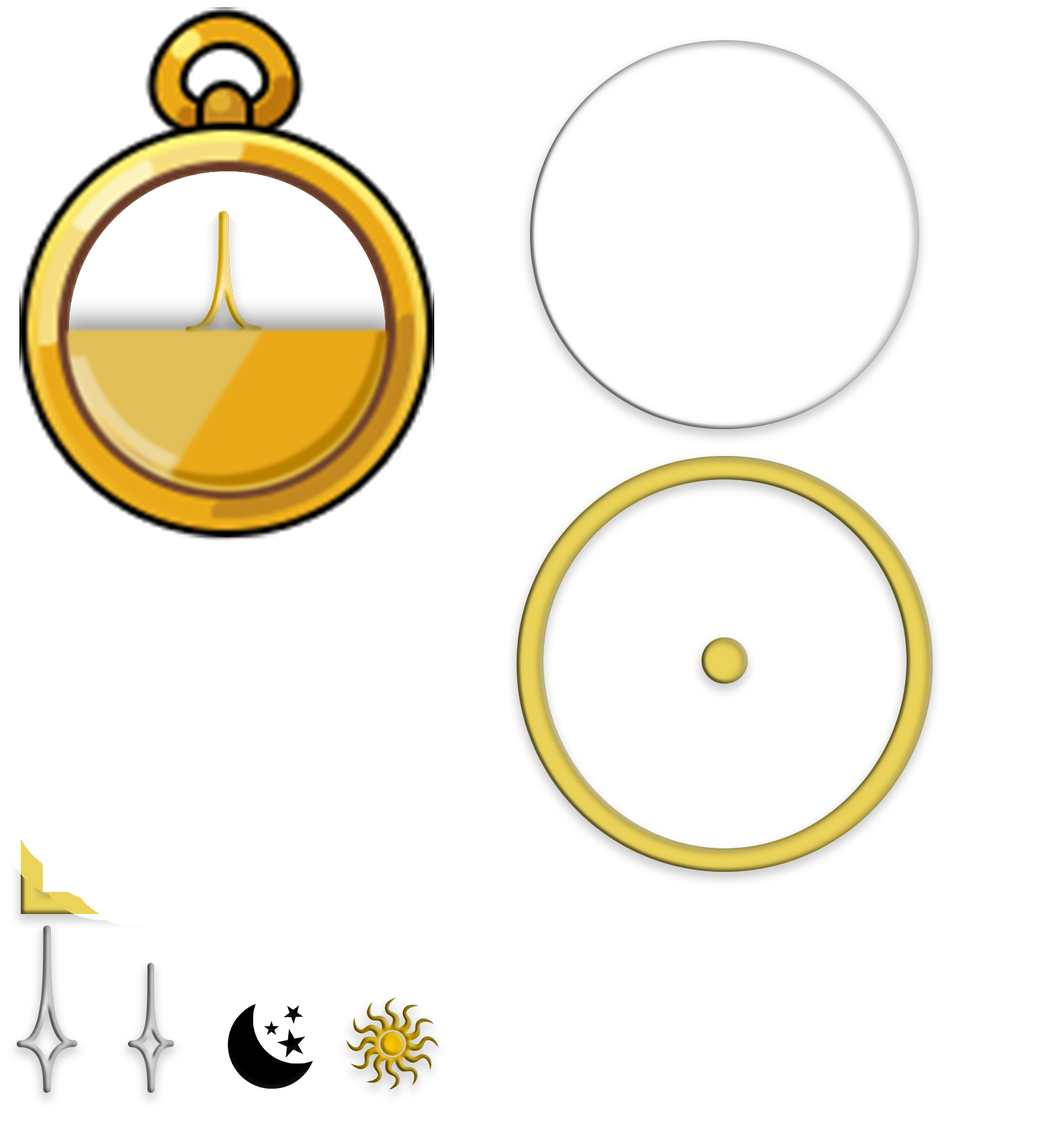
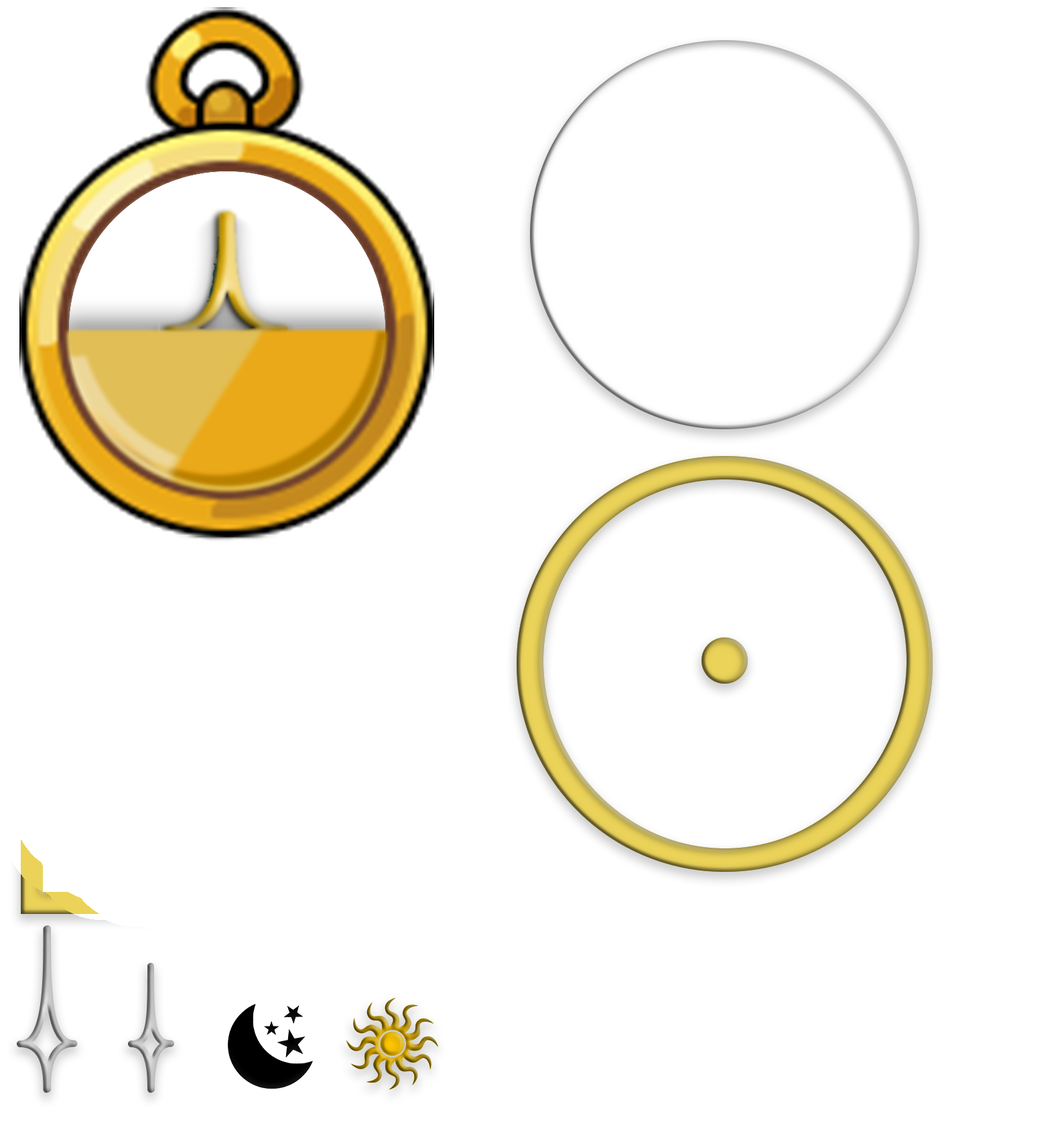
The second 1060x1147 image is a revision of the first. Changes to its layers:
added layer "Layer 2 copy" above "Layer 2" over [147, 207, 295, 334]
hid "Layer 2" over [173, 210, 273, 334]
